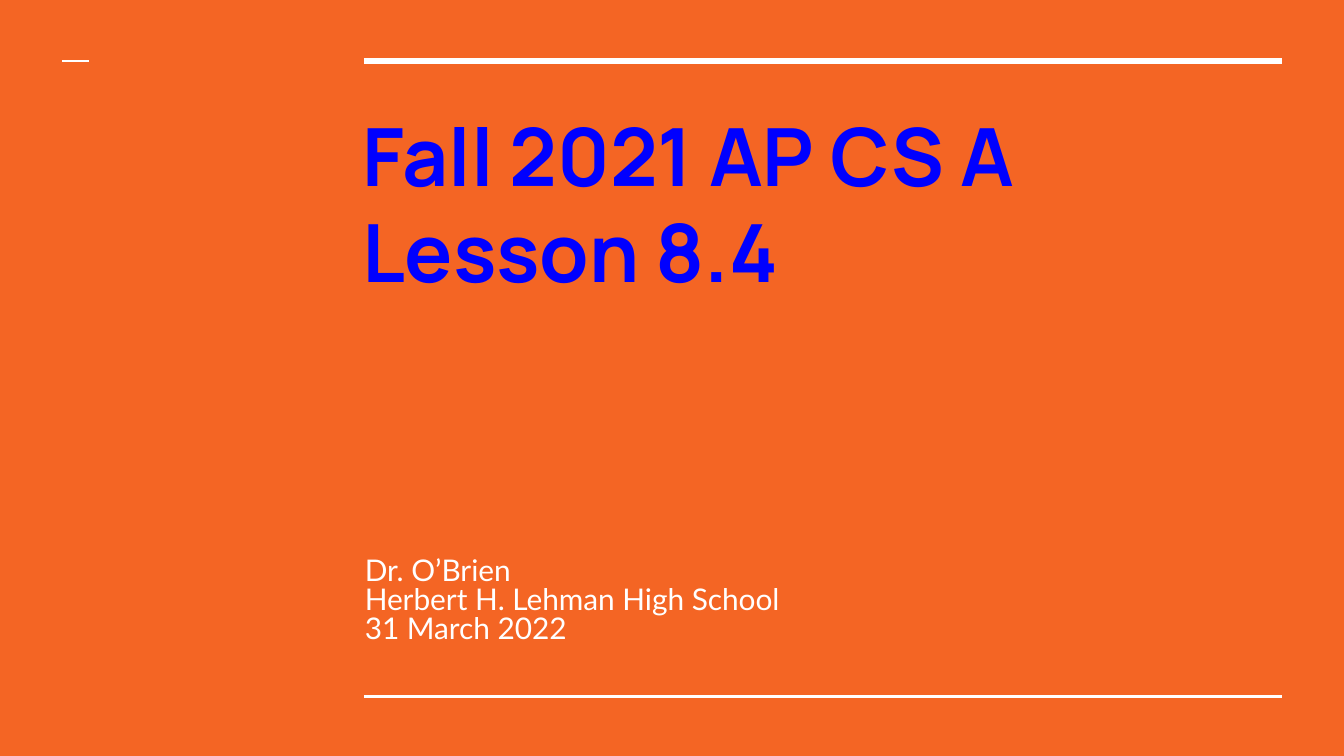
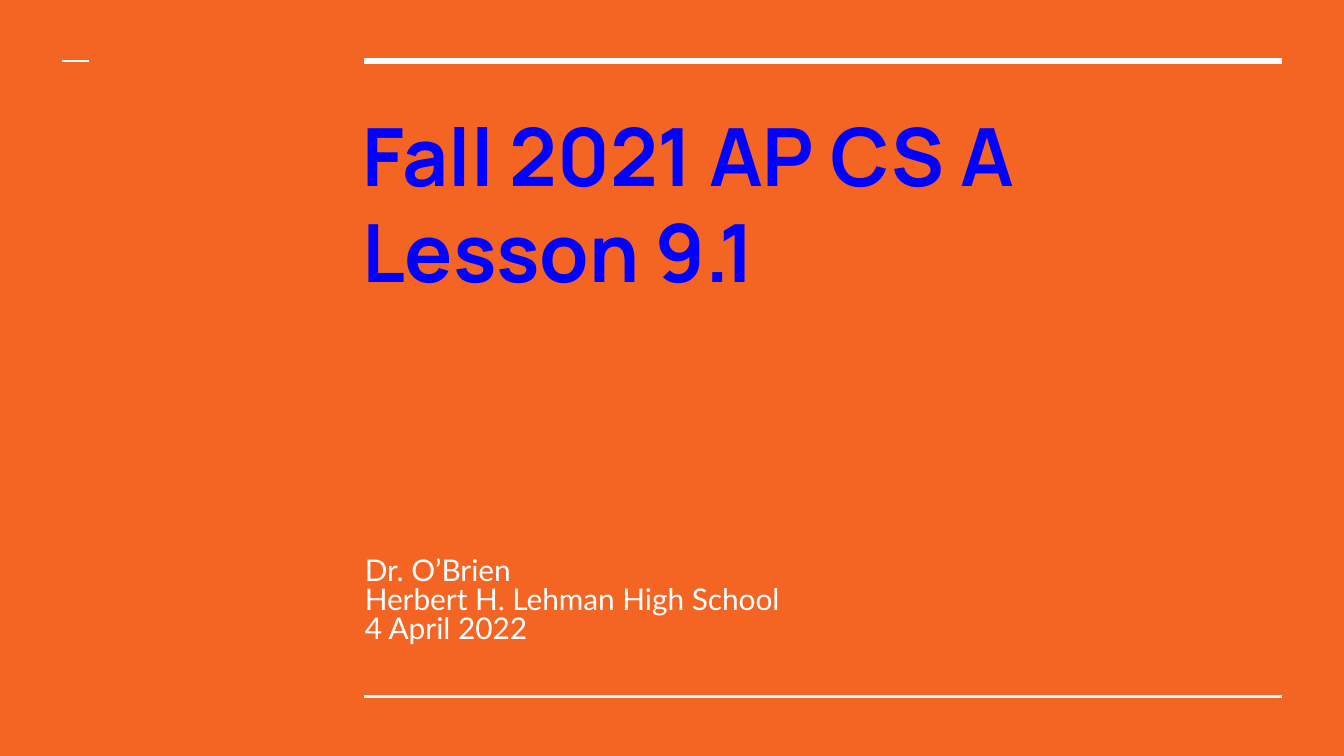
Before and after one commit to cobrien87/work, a slide deck: slide 1 of old/apcsa_8_4.pptx. Drawn at 1344x756 pixels with LibreOffice and Linux fonts; fonts in the diff are those of the drawing; background and template pictures are left out. Boxes give left, top, right and bottom in pixels: in the first picture for what was removed or moved away, otherwise in the second. Text is boxed around its words. In the diff, an @@ line names an element or a change of style, - is before the commit and + after.

```diff
--- a/old/apcsa_8_4.pptx
+++ b/old/apcsa_8_4.pptx
@@ title at <box>362,223,755,284</box>: text changed @@
-Lesson 8.4
+Lesson 9.1
@@ subtitle at <box>365,617,527,644</box>: text changed @@
-31 March 2022
+4 April 2022
```
Also in this commit, not shown: 5 other slides changed, 1 slide added, 1 slide removed, 12 other files.
